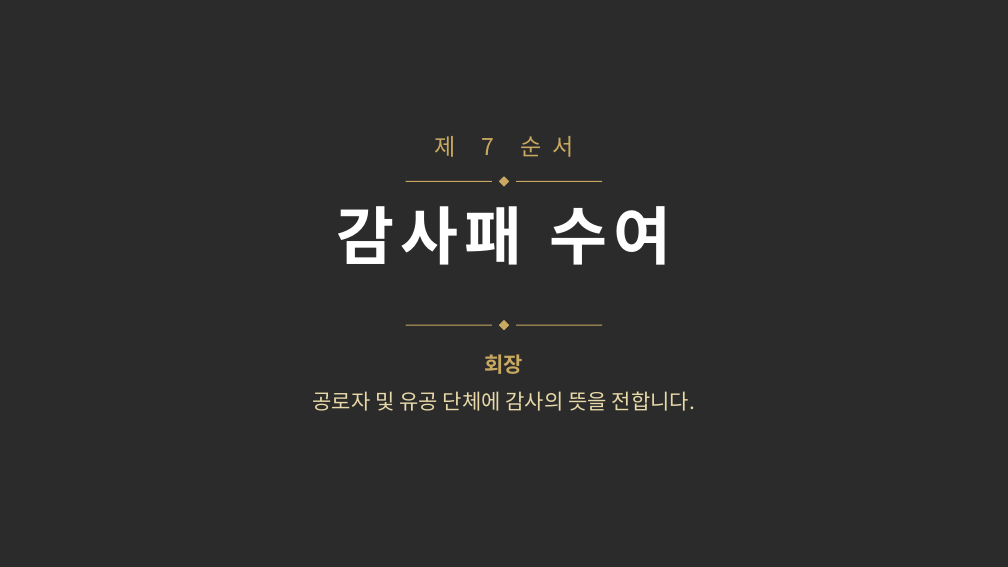
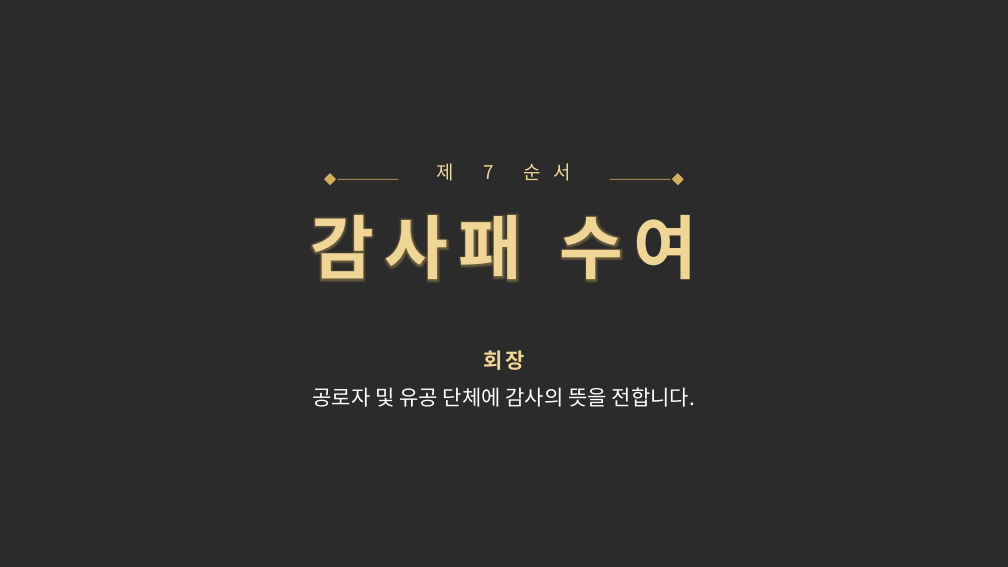
Before and after one commit to bbicoon/bbicoon, a slide deck: slide 10 of events/vip-ceremony/내빈행사_식순.pptx. Drawn at 1008x567 pixels with LibreOffice and Linux fonts; fonts in the diff are those of the drawing; background and template pictures are left out; a plain dark background stands for a picture behind light text. Boxes give left, top, right and bottom in pixels: in the first picture for what was removed or moved away, otherwise in the second. Text is boxed around its words. In the diff, an @@ line names an element or a change of style, - is before the commit and + after.

```diff
--- a/events/vip-ceremony/내빈행사_식순.pptx
+++ b/events/vip-ceremony/내빈행사_식순.pptx
@@ text "제 7 순서": place and size @@
-text "제 7 순서" at (434,136,573,157)
+text "제 7 순서" at (437,163,571,181)
@@ text "제 7 순서" at (437,163,571,181): size 22 to 18 pt, text colour #C9A961 to #F0D696, letter spacing 10 to 12 pt @@
@@ diamond added at (325,174,336,185), fill #D4AF5F, outline #D4AF5F 1 pt @@
@@ line moved from (516, 181) - (603, 181) to (338, 179) - (399, 179) @@
@@ line (338, 179) - (399, 179): stroke #C9A961 1 pt to #D4AF5F 0.75 pt @@
@@ line moved from (406, 325) - (492, 325) to (610, 179) - (671, 179) @@
@@ line (610, 179) - (671, 179): stroke #C9A961 1 pt to #D4AF5F 0.75 pt @@
@@ diamond: place and size @@
-diamond at (500,177,509,186)
+diamond at (673,174,684,185)
@@ diamond at (673,174,684,185): fill #C9A961 to #D4AF5F; outline #C9A961 1 pt to #D4AF5F 1 pt @@
@@ title "감사패 수여": place and size @@
-title "감사패 수여" at (336,206,671,265)
+title "감사패 수여" at (310,214,697,282)
@@ title "감사패 수여" at (310,214,697,282): size 60 to 66 pt, text colour #FFFFFF to #F0D696, letter spacing 6 to 10 pt @@
@@ line removed from (406, 181) to (492, 181) @@
@@ diamond removed at (500,321,509,330) @@
@@ line removed from (516, 325) to (603, 325) @@
@@ text "회장" at (313,350,695,407): text colour #C9A961 to #F0D696, letter spacing 0 to 3 pt in "회장"; text colour #E8D9A8 to #FFFFFF @@
```
Also in this commit, not shown: 13 other slides changed, 5 other files.
